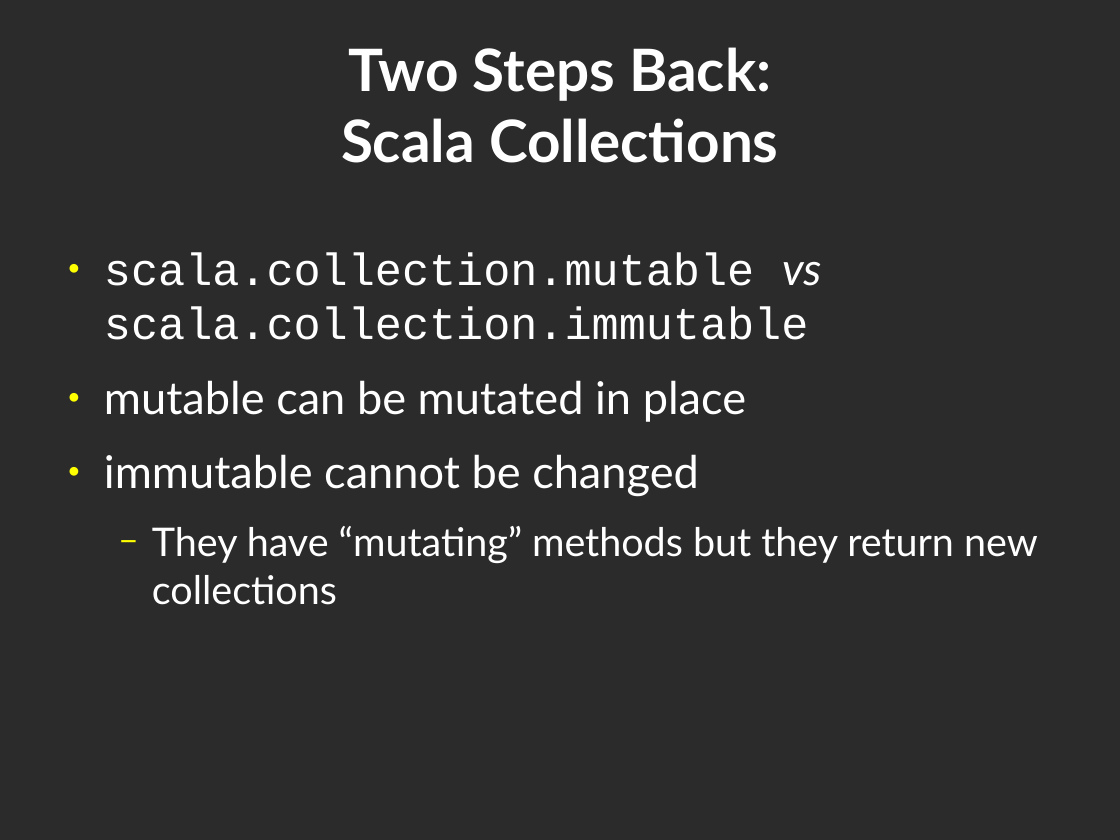
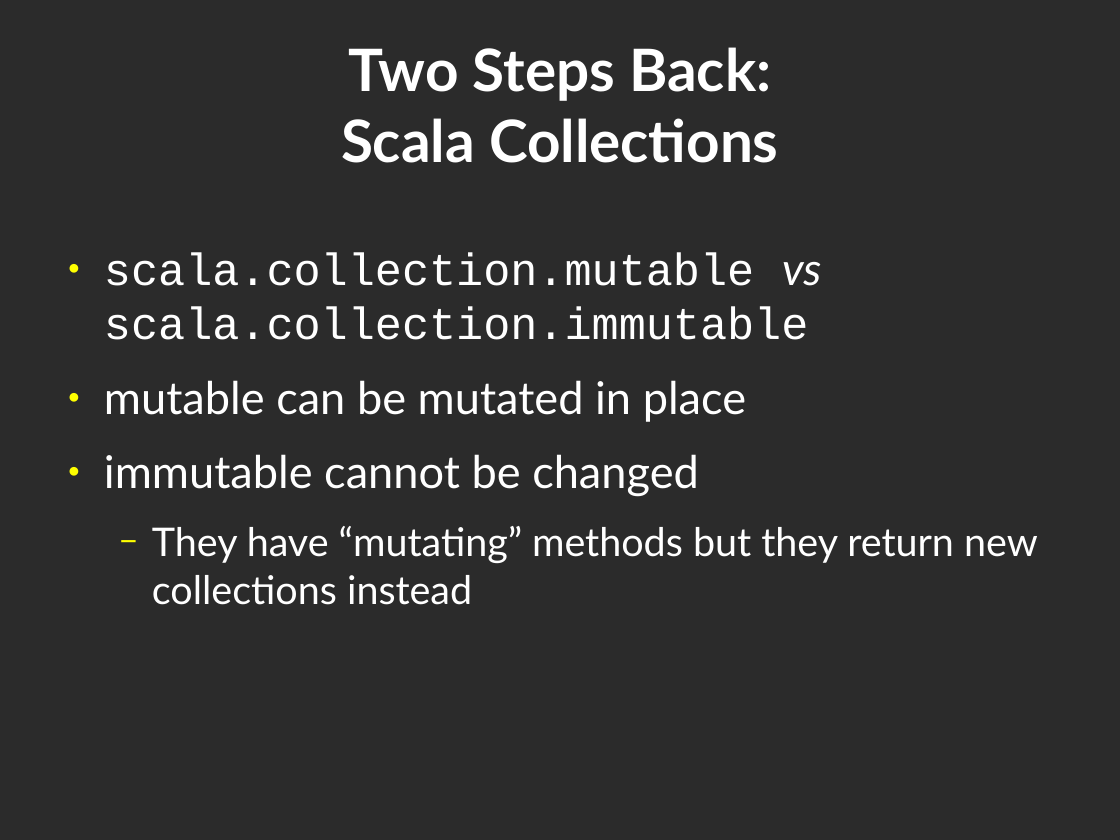
Before and after one commit to geo-kollias/msc-thesis-tex, a slide deck: slide 6 of geokollias_msc_thesis_pres.odp. Drawn at 1120x840 pixels with LibreOffice and Linux fonts; fonts in the diff are those of the drawing; background and template pictures are left out; a plain dark background stands for a picture behind light text. Boxes give left, top, right and bottom in pixels: in the first picture for what was removed or moved away, otherwise in the second. Text is boxed around its words. In the diff, an @@ line names an element or a change of style, - is before the commit and + after.

```diff
--- a/geokollias_msc_thesis_pres.odp
+++ b/geokollias_msc_thesis_pres.odp
@@ text at [152,526,1038,605]: text changed @@
-  − They have “mutating” methods but they return new collections
+  − They have “mutating” methods but they return new collections instead
```
Also in this commit, not shown: 4 other slides changed.
